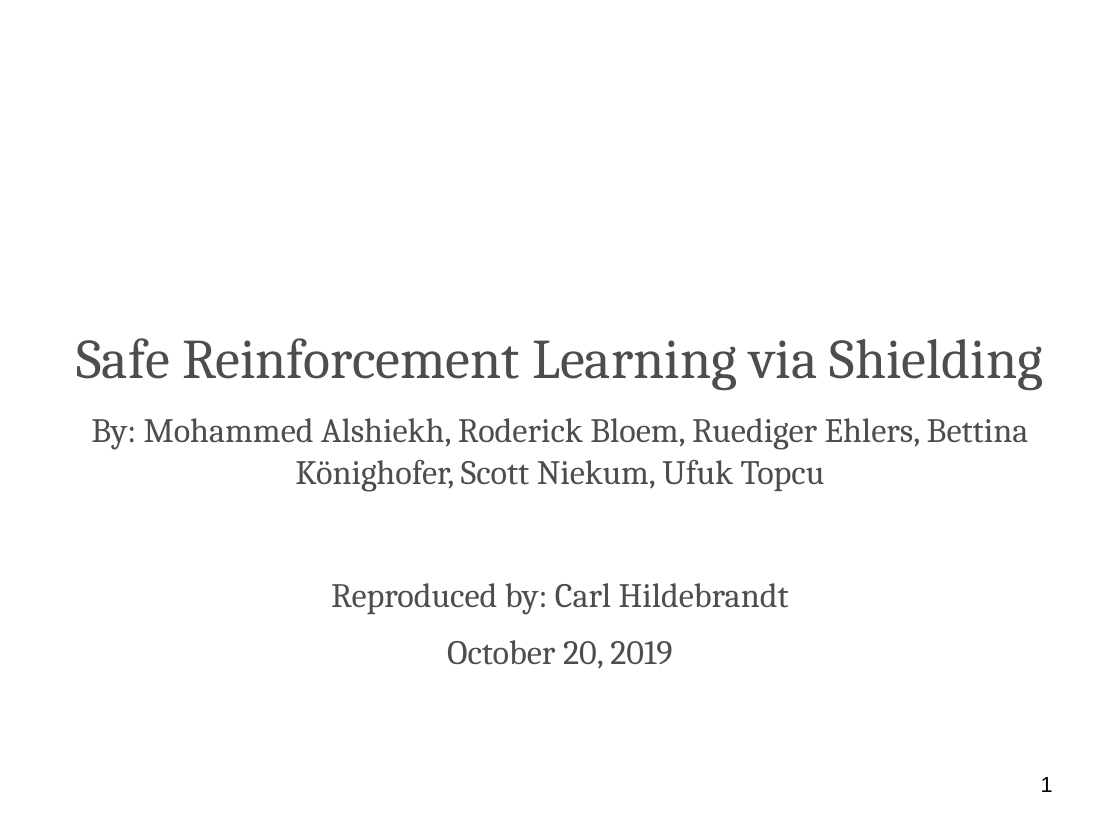
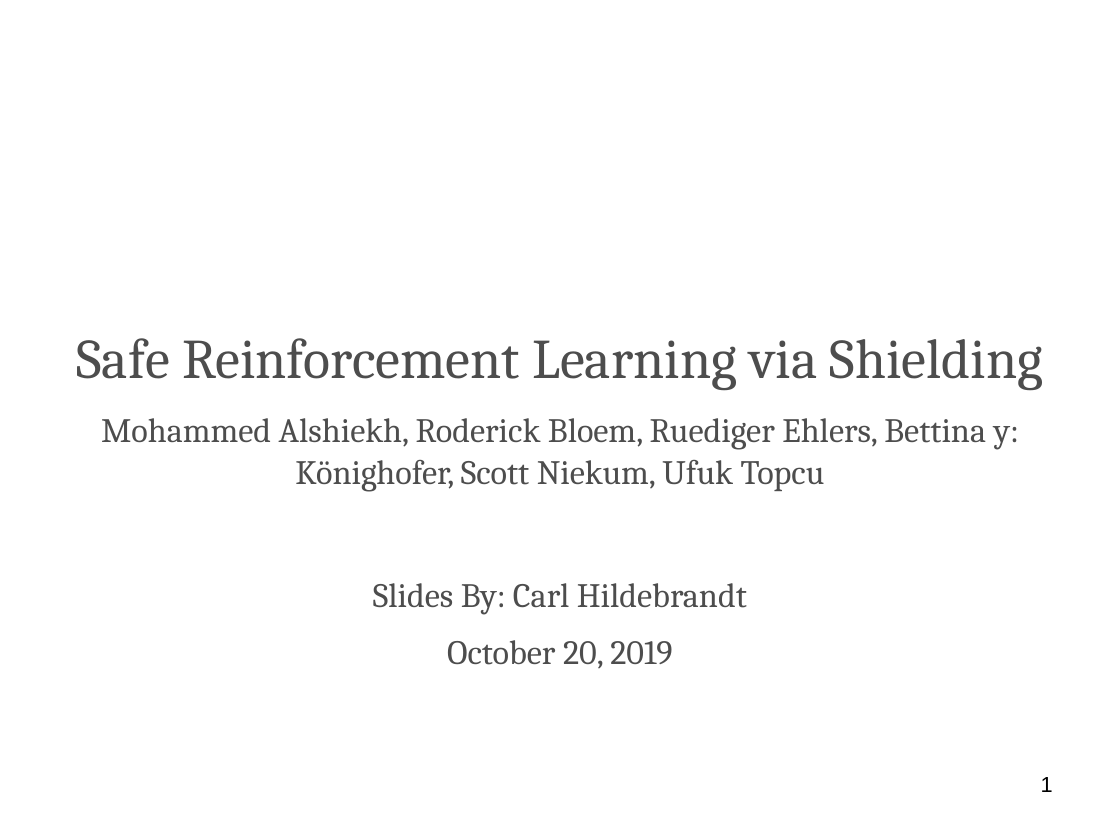
Before and after one commit to sumantasunny/SafeReinforcementLearning, a slide deck: slide 1 of vnow-PresentationTemplate.pptx. Drawn at 1120x840 pixels with LibreOffice and Linux fonts; fonts in the diff are those of the drawing; background and template pictures are left out. Boxes give left, top, right and bottom in pixels: in the first picture for what was removed or moved away, otherwise in the second. Text is boxed around its words. In the diff, an @@ line names an element or a change of style, - is before the commit and + after.

Commit message:
Updated slides and added pdf version of the PDF

```diff
--- a/vnow-PresentationTemplate.pptx
+++ b/vnow-PresentationTemplate.pptx
@@ text at [101, 418, 1019, 614]: text changed @@
-By: Mohammed Alshiekh, Roderick Bloem, Ruediger Ehlers, Bettina Könighofer, Scott Niekum, Ufuk Topcu
-Reproduced by: Carl Hildebrandt
+Mohammed Alshiekh, Roderick Bloem, Ruediger Ehlers, Bettina y: Könighofer, Scott Niekum, Ufuk Topcu
+Slides By: Carl Hildebrandt
```
Also in this commit, not shown: 1 other file.
